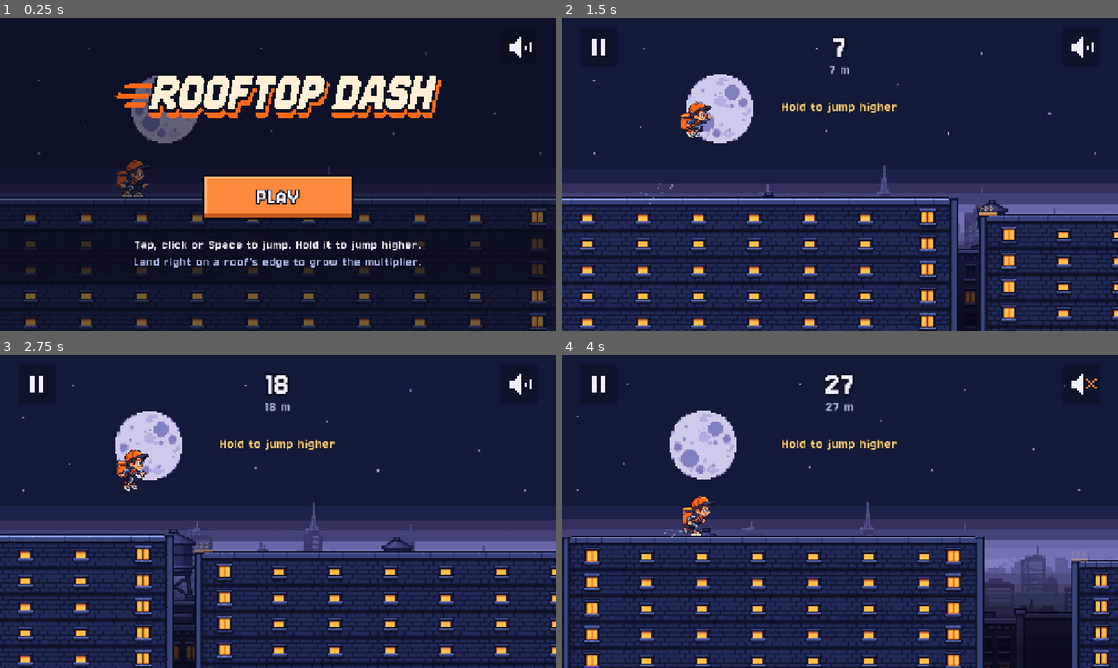
Above: before the commit, frames 1-4 (two rows, left to right).
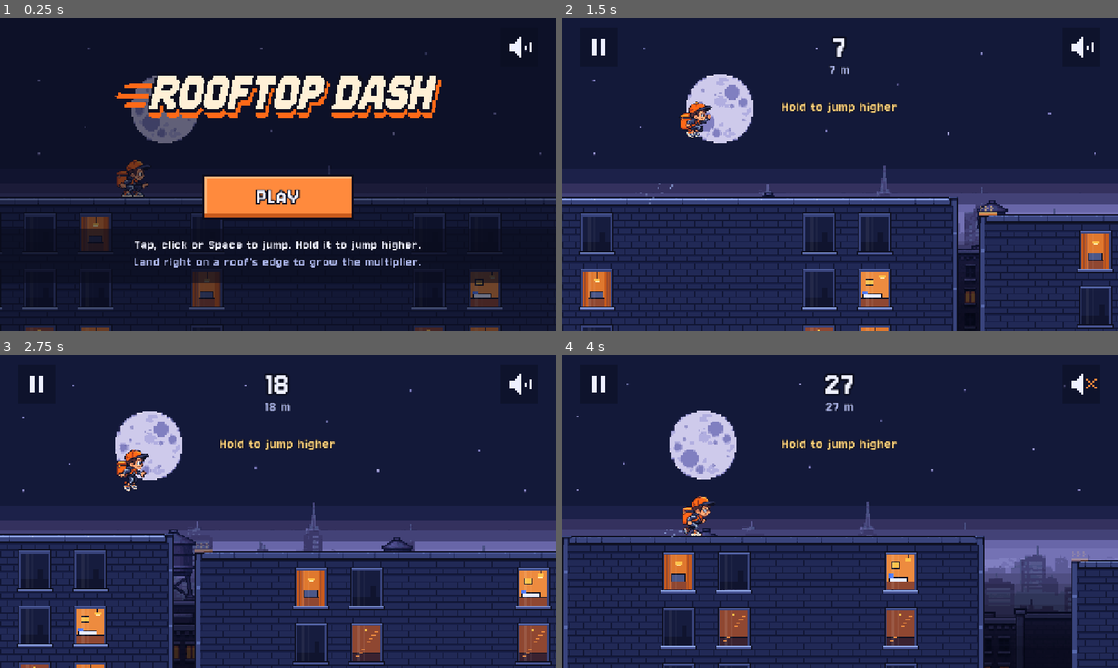
Above: after the commit, the same moments.

Repository: shvagerfm/new-week-new-game
Game: Godot game, scene res://main.tscn
Two runs of this game, one before a commit and one after it. Both use one fixed random seed, a clock stepped at 60 frames per second and the inputs below.
Inputs (mouse positions are in pixels of both pictures, inside the frame that each line leads up to):
- Up to frame 1 (0.25 s): no input
- Up to frame 2 (1.5 s): tap Enter at 0.5, 0.6 s; move the mouse to (962, 158) at 0.52 s; hold Up 0.53-1.28 s; click (962, 158) at 0.67 s; tap Space at 0.77, 1.07 s; move the mouse to (728, 190) at 1.27 s; tap Keypad Enter at 1.35 s
- Up to frame 3 (2.75 s): tap Space at 1.52, 1.82 s; move the mouse to (333, 442) at 2.02 s; hold Up from 2.03 s (still down); tap Z at 2.1 s
- Up to frame 4 (4 s): move the mouse to (812, 574) at 2.77 s; tap M at 2.85 s; click (812, 574) at 2.92 s; tap Space at 3.02, 3.32, 3.77 s; move the mouse to (1006, 558) at 3.52 s; release Up at 3.53 s; tap P at 3.6 s

The runs differ from the first frame. In frame 1, 4.1% of the frame differs, in the area x 0-99%, y 57-100%; in frame 2, 17%; in frame 3, 17%, in the area x 0-100%, y 60-100%; in frame 4, 16%.

Commit message:
Rooftop Dash: big-window facades and six window scenes
Facades are now built from facade.png: one 64x64 cell per floor with a big
see-through window showing a room. From 60 m about half the buildings have
one animated scene in a top window: a cat pushing a pot off, a disco dancer
with lights sweeping the roofs, a granny whose lamp beam follows you, a
couple throwing a pillow at the screen, grandpa lifting by a flickering TV,
and a barking dog. They are cosmetic and meant to distract. All four sheets
are placeholders at the final sizes, drawn by art/make_placeholders.py.

Co-Authored-By: Claude Opus 5.5 <noreply@anthropic.com>
Claude-Session: https://claude.ai/code/session_01T9hhHDPyH2DDBR6hz7GKRP

Diff:
--- a/games/2026-w48-rooftop-dash/main.gd
+++ b/games/2026-w48-rooftop-dash/main.gd
@@ -397,11 +397,15 @@
 	var c := (cam - off).snapped(Vector2(Art.P, Art.P))
 	_draw_sky(vp, c)
 	draw_set_transform(-c)
+	_cam_now = c
+	_fx_back.clear()
+	_fx_front.clear()
 	_draw_best_flag(vp, c)
 	for w in world.wires:
 		_draw_wire_posts(w)
 	for r in world.roofs:
 		_draw_roof(r, c, vp)
+	_draw_scene_fx(_fx_back)
 	for o in world.obstacles:
 		_draw_obstacle(o)
 	for p in world.parcels:
@@ -410,6 +414,7 @@
 	_draw_runner(c)
 	for w in world.wires:
 		_draw_wire(w)
+	_draw_scene_fx(_fx_front)
 	for p in particles:
 		var a: float = 1.0 - p.life / p.max
 		var col: Color = p.col
@@ -443,10 +448,9 @@
 const SKY_MID: Texture2D = preload("res://sprites/skyline-middle.png")
 const SKY_NEAR: Texture2D = preload("res://sprites/skyline-near.png")
 const TILE := 64.0
-## In the roof tiles the walkable surface is 26 px down, and rows 34-64 are
-## facade (brick and a window) that repeats down to the street.
+## In the roof tiles the walkable surface is 26 px down; rows 26-35 are the
+## coping. The facade below it comes from facade.png.
 const ROOF_TOP := 26.0
-const FACADE_Y := 34.0
 const WIRE_DARK := Color("1d2347")
 const WIRE_EDGE := Color("9aa9ee")
 
@@ -550,16 +554,10 @@
 	var mid := 3 if r.crumble else 1
 	# Crumbling roofs are cracked and a little rust-red, so they read early.
 	var tint := Color(1.25, 0.82, 0.8) if r.crumble else Color.WHITE
-	# The roof itself: coping, slab and the first row of facade.
-	_roof_strip(x0, x1, y, ROOF_TOP, TILE - ROOF_TOP, mid, tint)
-	# More facade below, band after band, down past the bottom of the screen.
-	var band := (TILE - FACADE_Y) * S
-	var yy := y + (TILE - ROOF_TOP) * S
-	var row := 0
-	while yy < bottom:
-		_roof_strip(x0, x1, yy, FACADE_Y, TILE - FACADE_Y, 3 if r.crumble and row == 0 else 1, tint)
-		yy += band
-		row += 1
+	# The roof itself: the coping, then the facade floor after floor, down
+	# past the bottom of the screen.
+	_roof_strip(x0, x1, y, ROOF_TOP, CAP_H, mid, tint)
+	_draw_facade(r, y + CAP_H * S, bottom, tint, c, vp)
 	# The bonus edge: land in this strip to grow the multiplier. It glows on
 	# roofs still ahead, with chevrons pointing at the edge.
 	if x0 > world.x and state != State.TITLE:
@@ -572,6 +570,209 @@
 			draw_rect(Rect2(cx, y - 16 - (k % 2) * 0, 4, 4), Color(Art.GOLD, pulse))
 			draw_rect(Rect2(cx - 4, y - 20, 4, 4), Color(Art.GOLD, pulse * 0.8))
 			draw_rect(Rect2(cx - 4, y - 12, 4, 4), Color(Art.GOLD, pulse * 0.8))
+
+
+# --- Facades and window scenes ---------------------------------------------
+## Below the coping (rows 26-35 of rooftop.png) each building is facade.png:
+## 64x64 cells, one floor each, with a see-through window opening that
+## shows a room from window-rooms.png, or on some roofs a little animated
+## scene from window-scenes.png. The scenes never hurt; they are there to pull
+## the eye away from the roofs.
+const FACADE: Texture2D = preload("res://sprites/facade.png")
+const ROOMS: Texture2D = preload("res://sprites/window-rooms.png")
+const SCENES: Texture2D = preload("res://sprites/window-scenes.png")
+const PROPS: Texture2D = preload("res://sprites/window-props.png")
+const CAP_H := 10.0
+const WIN := Rect2(16, 12, 32, 40)     # the opening in a window cell
+const WIN_W := 32.0
+const WIN_H := 40.0
+const SCENES_FROM_M := 60.0             # no scenes on the first roofs
+const SCENE_CHANCE := 55                # percent of roofs after that
+enum Scene {CAT, DISCO, GRANNY, COUPLE, GRANDPA, DOG}
+const DISCO_COLS := [Color("ff4d5e"), Color("4a78ff"), Color("ffd27a"), Color("4caf50"), Color("8a66b8"), Color("ff8a3d")]
+
+## Effects the scenes throw out, drawn over the roofs (back) or over the
+## courier (front). Rebuilt every frame.
+var _fx_back: Array = []
+var _fx_front: Array = []
+
+
+## The facade cells of a building, left to right: [x, width, column]. Column
+## 0 and 3 are the ends, 1 a window, 2 plain wall.
+func _facade_cells(r: Dictionary) -> Array:
+	var cw := TILE * S
+	var x0: float = r.x0
+	var x1: float = r.x1
+	var w := x1 - x0
+	if w < cw * 2.0:
+		var half := roundf(w * 0.5 / S) * S
+		return [[x0, half, 0], [x0 + half, w - half, 3]]
+	var cells := [[x0, cw, 0]]
+	var n := floori((w - cw * 2.0) / cw)
+	var extra := w - cw * 2.0 - n * cw
+	var x := x0 + cw
+	if extra > 0.0:
+		cells.append([x, extra, 2])
+		x += extra
+	for i in n:
+		# Mostly windows, now and then a stretch of plain brick.
+		cells.append([x, cw, 2 if Art.hash3(int(x0), i, 5) % 4 == 0 else 1])
+		x += cw
+	cells.append([x1 - cw, cw, 3])
+	return cells
+
+
+func _draw_facade(r: Dictionary, top: float, bottom: float, tint: Color, c: Vector2, vp: Vector2) -> void:
+	var cw := TILE * S
+	var cells := _facade_cells(r)
+	var row := 64.0 if r.crumble else 0.0
+	# One scene per chosen roof, in a window of the top two floors.
+	var scene := -1
+	var scene_at := Vector2i(-1, -1)
+	var h := Art.hash3(int(r.x0), 4242)
+	if (r.x0 - world.start_x) / World.PX_PER_M > SCENES_FROM_M and h % 100 < SCENE_CHANCE:
+		var wins := []
+		for i in cells.size():
+			if cells[i][2] == 1:
+				wins.append(i)
+		if not wins.is_empty():
+			scene = (h >> 7) % 6
+			scene_at = Vector2i(wins[(h >> 4) % wins.size()], (h >> 11) % 2)
+	var floor_i := 0
+	var yy := top
+	while yy < bottom:
+		if yy + cw > c.y:
+			for i in cells.size():
+				var cell: Array = cells[i]
+				var x: float = cell[0]
+				var w: float = cell[1]
+				if x + w < c.x or x > c.x + vp.x:
+					continue
+				var col: int = cell[2]
+				# The right end and a short left end are cut from the cell's far side.
+				var sx := col * TILE + (TILE - w / S if col == 3 else 0.0)
+				if col == 1:
+					var at := Vector2(x + WIN.position.x * S, yy + WIN.position.y * S)
+					if Vector2i(i, floor_i) == scene_at:
+						_draw_scene(scene, at, r)
+					else:
+						_draw_room(at, Art.hash3(int(r.x0), i, floor_i))
+				draw_texture_rect_region(FACADE, Rect2(x, yy, w, cw), Rect2(sx, row, w / S, TILE), tint)
+		yy += cw
+		floor_i += 1
+
+
+func _draw_room(at: Vector2, h: int) -> void:
+	var lit := h % 100 < 55
+	var k := (h >> 7) % 4 if lit else 4
+	draw_texture_rect_region(ROOMS, Rect2(at, Vector2(WIN_W, WIN_H) * S), Rect2(k * WIN_W, 0, WIN_W, WIN_H))
+	_draw_glass(at, 0.10 if lit else 0.06)
+
+
+## A pale streak across the glass, the same on every window.
+func _draw_glass(at: Vector2, a: float) -> void:
+	draw_rect(Rect2(at + Vector2(10, 0), Vector2(8, WIN_H * S)), Color(1, 1, 1, a))
+	draw_rect(Rect2(at + Vector2(24, 0), Vector2(4, WIN_H * S)), Color(1, 1, 1, a * 0.6))
+
+
+## Draws one window scene at the opening's top-left corner and queues what
+## it throws out. Most scenes play as the courier comes near, so they peak
+## when the eye should be on the next jump.
+func _draw_scene(kind: int, at: Vector2, r: Dictionary) -> void:
+	var size := Vector2(WIN_W, WIN_H) * S
+	var mid := at + size * 0.5
+	var d := mid.x - world.x          # how far ahead of the courier
+	var f := 0
+	var shake := Vector2.ZERO
+	match kind:
+		Scene.CAT:
+			f = clampi(int((1100.0 - d) / 110.0), 0, 5)
+			if f >= 4:
+				_fx_back.append({"kind": "pot", "from": at + Vector2(52, 66), "t": (660.0 - d) / maxf(world.speed(), 1.0)})
+		Scene.DISCO:
+			f = int(time * 7.0) % 6
+			if absf(d) < 1100.0:
+				_fx_back.append({"kind": "disco", "at": mid, "seed": int(r.x0)})
+		Scene.GRANNY:
+			f = clampi(int((900.0 - d) / 100.0), 0, 5)
+			if f >= 3 and f < 5:
+				_fx_front.append({"kind": "glint", "at": at + Vector2(30, 40)})
+			if f == 5 and d > -500.0:
+				_fx_front.append({"kind": "spot", "at": mid})
+		Scene.COUPLE:
+			f = clampi(int((1000.0 - d) / 100.0), 0, 5)
+			if f >= 4:
+				_fx_front.append({"kind": "pillow", "from": at + Vector2(16, 24), "t": (600.0 - d) / maxf(world.speed(), 1.0)})
+		Scene.GRANDPA:
+			f = int(time * 5.0) % 6
+			_fx_back.append({"kind": "tv", "at": mid})
+		Scene.DOG:
+			if d > 700.0:
+				f = 0
+			elif d > 600.0:
+				f = 1
+			elif d > 150.0:
+				f = 2 + int(time * 8.0) % 2
+				shake = Vector2(S * (int(time * 30.0) % 2), 0)
+				_fx_front.append({"kind": "woof", "at": at + Vector2(size.x * 0.5, -40), "k": int(time * 8.0) % 2})
+			else:
+				f = 4 if d > 0.0 else 5
+	draw_texture_rect_region(SCENES, Rect2(at + shake, size), Rect2(f * WIN_W, kind * WIN_H, WIN_W, WIN_H))
+	_draw_glass(at, 0.12)
+
+
+func _prop(cell: Vector2i, center: Vector2, scale := S, rot := 0.0, mod := Color.WHITE) -> void:
+	var size := Vector2(16, 16) * scale
+	if rot == 0.0:
+		draw_texture_rect_region(PROPS, Rect2((center - size * 0.5).round(), size), Rect2(cell * 16, Vector2(16, 16)), mod)
+		return
+	draw_set_transform(-_cam_now + center, rot)
+	draw_texture_rect_region(PROPS, Rect2(-size * 0.5, size), Rect2(cell * 16, Vector2(16, 16)), mod)
+	draw_set_transform(-_cam_now)
+
+
+var _cam_now := Vector2.ZERO
+
+
+func _draw_scene_fx(list: Array) -> void:
+	for e in list:
+		match e.kind:
+			"pot":
+				# Falls from the sill and breaks on the roof below, or is lost in the gap.
+				var t: float = e.t
+				var p: Vector2 = e.from + Vector2(t * 40.0, 0.5 * 1500.0 * t * t)
+				if t < 1.4:
+					_prop(Vector2i(int(t * 8.0) % 2, 0), p, S * 1.5)
+			"disco":
+				for i in 7:
+					var a: float = time * (0.9 + i * 0.13) + i * 1.9 + e.seed
+					var p: Vector2 = e.at + Vector2(sin(a) * 300.0, cos(a * 1.3) * 160.0 - 40.0)
+					var col: Color = DISCO_COLS[i % DISCO_COLS.size()]
+					col.a = 0.55
+					_prop(Vector2i(2, 1), p.snapped(Vector2(4, 4)), S * 3.0, 0.0, col)
+			"tv":
+				var a: float = 0.10 + 0.07 * sin(time * 23.0) + 0.05 * sin(time * 7.0)
+				draw_rect(Rect2(e.at - Vector2(100, 90), Vector2(200, 190)), Color(0.45, 0.65, 1.0, a))
+			"glint":
+				if int(time * 6.0) % 2 == 0:
+					_prop(Vector2i(5, 1), e.at, S * 1.5)
+			"spot":
+				# Granny's lamp: a wide warm beam that follows the courier.
+				var feet := Vector2(world.x, world.y)
+				var pts := PackedVector2Array([e.at + Vector2(-20, -30), e.at + Vector2(20, -30),
+					feet + Vector2(110, 0), feet + Vector2(-110, 0)])
+				draw_colored_polygon(pts, Color(1.0, 0.85, 0.45, 0.22))
+			"pillow":
+				# Thrown out of the window, it tumbles towards the screen and grows.
+				var t: float = e.t
+				if t < 1.1:
+					var p: Vector2 = e.from + Vector2(-t * 520.0, -t * 260.0 + t * t * 120.0)
+					var a: float = clampf((1.1 - t) * 3.0, 0.0, 1.0)
+					_prop(Vector2i(3 + int(t * 10.0) % 4, 0), p, S * (1.5 + t * 9.0), t * 5.0, Color(1, 1, 1, a))
+					for i in 3:
+						_prop(Vector2i(7, 0), p + Vector2(i * 50 - 30, 40 + t * 200.0 * (i + 1)), S * 1.5, t * 3.0 + i, Color(1, 1, 1, a))
+			"woof":
+				_prop(Vector2i(3 + e.k, 1), e.at + Vector2(0, -6 * e.k), S * 2.0)
 
 
 ## Placeholder art for the newer obstacles, until their sprites are drawn.
Binary file added: games/2026-w48-rooftop-dash/sprites/facade.png
Not shown, added: games/2026-w48-rooftop-dash/sprites/facade.png.import
Binary file added: games/2026-w48-rooftop-dash/sprites/window-props.png
Not shown, added: games/2026-w48-rooftop-dash/sprites/window-props.png.import
Binary file added: games/2026-w48-rooftop-dash/sprites/window-rooms.png
Not shown, added: games/2026-w48-rooftop-dash/sprites/window-rooms.png.import
Binary file added: games/2026-w48-rooftop-dash/sprites/window-scenes.png
Not shown, added: games/2026-w48-rooftop-dash/sprites/window-scenes.png.import
Not shown, added: games/2026-w48-rooftop-dash/tests/puzzle_check.gd.uid
